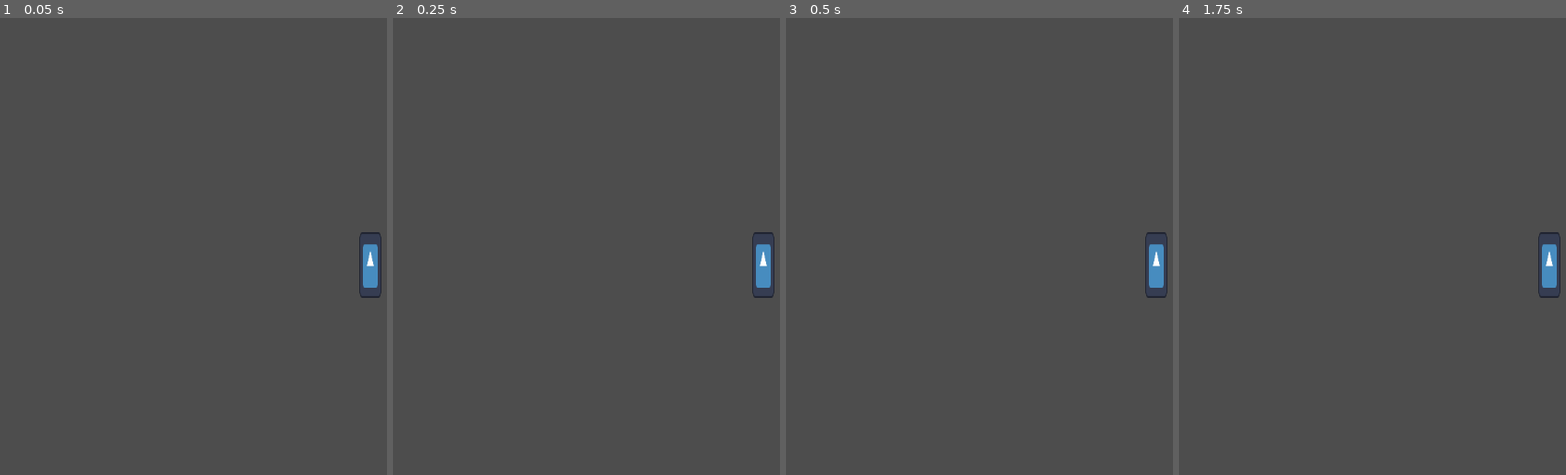
Above: before the commit, frames 1-4 (left to right).
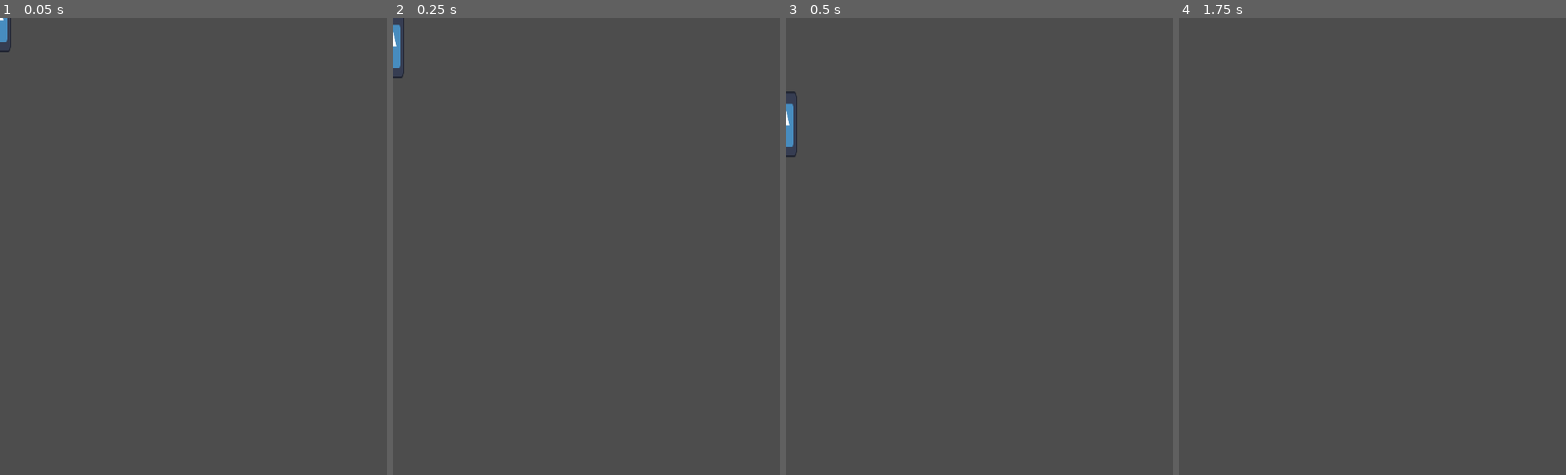
Above: after the commit, the same moments.

Repository: EamonnER/TerraWorlds
Game: Godot game, scene res://src/mp/multiplayer_player.tscn
Two runs of this game, one before a commit and one after it. Both use one fixed random seed, a clock stepped at 60 frames per second and the inputs below. This scene is started directly instead of the project's main scene. The engine's default icon, where the game draws it, is replaced by a stand-in: a white triangle on a blue panel in a dark square.
Inputs (mouse positions are in pixels of both pictures, inside the frame that each line leads up to):
- Up to frame 1 (0.05 s): no input
- Up to frame 2 (0.25 s): no input
- Up to frame 3 (0.5 s): no input
- Up to frame 4 (1.75 s): tap Enter (ui_accept) at 0.5, 1.55 s; move the mouse to (outside the picture) at 0.52 s; hold D (game_right) from 0.53 s (still down); click (outside the picture) at 0.6 s; tap Space (game_jump) at 0.77, 1.07, 1.52 s; right-click (outside the picture) at 0.8 s; move the mouse to (1399, 287) at 1.27 s; right-click (1399, 287) at 1.35 s

The runs differ from the first frame. In frame 1, 0.6% of the frame differs, in the area x 0-99%, y 0-62%; in frame 2, 0.7%; in frame 3, 0.7%, in the area x 0-99%, y 16-62%; in frame 4, 0.5%.
Error after the commit: Invalid call. Nonexistent function 'local_to_map' in base 'Nil'. (res://src/entity/player/player.gd:16)

Commit message:
Fixes and updates.
Camera now follows the host when they joined, however the client still doesn't have their camera applied correctly.
Refactored to work with main.

Diff:
--- a/game.tscn
+++ b/game.tscn
@@ -2,7 +2,7 @@
 
 [ext_resource type="Script" path="res://src/game.gd" id="1_1l5x6"]
 [ext_resource type="PackedScene" uid="uid://dcawu5ccdv1ty" path="res://src/entity/player/player.tscn" id="3_s6re8"]
-[ext_resource type="Script" path="res://src/entity/player/camera.gd" id="4_qqgmn"]
+[ext_resource type="PackedScene" uid="uid://c8ysvg8r8v5oc" path="res://src/entity/camera.tscn" id="4_f2yvq"]
 [ext_resource type="Script" path="res://src/entity/player/hud/minimap.gd" id="5_ap3o4"]
 [ext_resource type="Script" path="res://src/entity/player/hud/hud.gd" id="5_iee2e"]
 [ext_resource type="Script" path="res://src/entity/player/hud/health.gd" id="6_4awlf"]
@@ -22,15 +22,13 @@
 [node name="Players" type="Node2D" parent="World"]
 
 [node name="MultiplayerSpawner" type="MultiplayerSpawner" parent="World"]
-_spawnable_scenes = PackedStringArray("res://scripts/mp/multiplayer_player.tscn")
 spawn_path = NodePath("../Players")
 spawn_limit = 2
 
 [node name="Player" parent="World" instance=ExtResource("3_s6re8")]
 
-[node name="Camera" type="Camera2D" parent="."]
-ignore_rotation = false
-script = ExtResource("4_qqgmn")
+[node name="Camera" parent="." instance=ExtResource("4_f2yvq")]
+follow_speed = null
 
 [node name="CanvasLayer" type="CanvasLayer" parent="."]
 
--- /dev/null
+++ b/src/entity/camera.tscn
@@ -0,0 +1,8 @@
+[gd_scene load_steps=2 format=3 uid="uid://c8ysvg8r8v5oc"]
+
+[ext_resource type="Script" path="res://src/entity/player/camera.gd" id="1_pmmkb"]
+
+[node name="Camera" type="Camera2D"]
+ignore_rotation = false
+script = ExtResource("1_pmmkb")
+follow_speed = null
--- a/src/entity/player/background.gd
+++ b/src/entity/player/background.gd
@@ -11,6 +11,6 @@
 	player = new_player
 
 func _process(delta: float) -> void:
-	if player and player.is_rotating:
+	if player and is_instance_valid(player) and player.is_rotating:
 		# set_rotation(-player.get_rotation())
 		pass
--- a/src/entity/player/camera.gd
+++ b/src/entity/player/camera.gd
@@ -5,20 +5,38 @@
 var player: Player = null
 
 func _ready():
-	make_current()
+	if not player or not is_instance_valid(player):
+		#queue_free()  # Remove camera if player is missing
+		pass
+	return
+
+	if not player.is_multiplayer_authority():
+		#queue_free()  # Destroy camera if it's not for the local player
+		pass
+		return
+
+	make_current()  # Only the local player’s camera should be active
 
 func _process(delta):
-	if player:
+	if player and is_instance_valid(player):  # Ensure player is not freed
 		set_position(get_position().lerp(player.get_position(), follow_speed * delta))
 
 		if player.is_rotating:
 			set_rotation(player.get_rotation())
 
 
-func set_target(new_player: CharacterBody2D):
-	if not new_player.is_multiplayer_authority():
-		queue_free()  # Destroy this camera if it's not for the local player
-		return
+func set_target(new_player: Player):
+	#if not new_player:
+		#print("Error: No valid player provided to camera!")
+		#queue_free()
+		#return
+#
+	## Ensure the camera is only assigned to the local player
+	#if not new_player.is_multiplayer_authority():
+		#print("Deleting camera: This is not the local player's camera.")
+		##queue_free()
+		#return
 
+	print("Camera assigned to player:", new_player.name)
 	player = new_player
 	make_current()
--- a/src/entity/player/hud/health.gd
+++ b/src/entity/player/hud/health.gd
@@ -4,5 +4,5 @@
 var player: Player
 
 func _process(delta: float) -> void:
-	if player:
+	if player and is_instance_valid(player):  # Ensure player is not freed
 		set_text("Health: " + str(player.health))
--- a/src/entity/player/hud/minimap.gd
+++ b/src/entity/player/hud/minimap.gd
@@ -58,5 +58,5 @@
 	texture = ImageTexture.create_from_image(img)
 
 func _process(delta: float) -> void:
-	if player:
+	if player and is_instance_valid(player):  # Ensure player is not freed
 		draw_player(player.get_position())
--- a/src/entity/player/player.gd
+++ b/src/entity/player/player.gd
@@ -2,6 +2,10 @@
 class_name Player
 
 var debug_mode = false
+
+@export var entity_id := 1:
+	set(id):
+		entity_id = id
 
 func handle_primary_action_input():
 	# Only function is to remove tiles at mouse pos ATM
--- a/src/mp/multiplayer_controller.gd
+++ b/src/mp/multiplayer_controller.gd
@@ -1,32 +1,71 @@
-extends CharacterBody2D
+extends Entity
+class_name MP_Player
 
-
-const SPEED = 300.0
-const JUMP_VELOCITY = -400.0
-
-
+var debug_mode = false
 
 @export var entity_id := 1:
 	set(id):
 		entity_id = id
 
+func handle_primary_action_input():
+	# Only function is to remove tiles at mouse pos ATM
 
+	# TODO I dislike implimenting this by directly referencing the world.
+	# Player should not have direct access to the world object.
+	#var mouse_pos = get_global_mouse_position()
+	#var tile_coords = world.local_to_map(mouse_pos)
+	#world.remove_tile(Vector2i(tile_coords))
+	pass
 
-func _physics_process(delta: float) -> void:
-	# Add the gravity.
-	if not is_on_floor():
-		velocity += get_gravity() * delta
+func handle_secondary_action_input():
+	# Only function is to place tiles at mouse pos ATM
 
-	# Handle jump.
-	if Input.is_action_just_pressed("ui_accept") and is_on_floor():
-		velocity.y = JUMP_VELOCITY
+	# TODO I dislike implimenting this by directly referencing the world.
+	# Player should not have direct access to the world object.
+	#var mouse_pos = get_global_mouse_position()
+	#var tile_coords = world.local_to_map(mouse_pos)
+	#world.place_tile(Vector2i(tile_coords), 0)
+	pass
 
-	# Get the input direction and handle the movement/deceleration.
-	# As good practice, you should replace UI actions with custom gameplay actions.
-	var direction := Input.get_axis("ui_left", "ui_right")
-	if direction:
-		velocity.x = direction * SPEED
-	else:
-		velocity.x = move_toward(velocity.x, 0, SPEED)
+func _ready() -> void:
+	health = 100.0
 
-	move_and_slide()
+# Handling inputs
+func _process(delta: float) -> void:
+	if Input.is_action_just_pressed("game_debug_toggle"):
+		debug_mode = not debug_mode
+		print("Debug mode: ", debug_mode)
+		if debug_mode == true:
+			motion_mode = MotionMode.MOTION_MODE_FLOATING
+			set_collision_mask_value(2, false)
+		else:
+			motion_mode = MotionMode.MOTION_MODE_GROUNDED
+			set_collision_mask_value(2, true)
+
+	# Left / right / up / down inputs
+	var new_velocity = get_relative_velocity()
+	var horizontal_direction = Input.get_axis("game_left", "game_right")
+	var vertical_direction = Input.get_axis("game_up", "game_down")
+	if motion_mode == MotionMode.MOTION_MODE_GROUNDED:
+		# Apply acceleration or decelleration
+		if sign(horizontal_direction) == sign(new_velocity.x):
+			new_velocity.x = move_toward(new_velocity.x, SPEED*horizontal_direction, ACCELERATION*delta)
+		else:
+			new_velocity.x = move_toward(new_velocity.x, SPEED*horizontal_direction, DECELERATION*delta)
+	else:  # Debug Movement
+		new_velocity.x = move_toward(new_velocity.x, SPEED*horizontal_direction*10, ACCELERATION*delta*10)
+		new_velocity.y = move_toward(new_velocity.y, SPEED*vertical_direction*10, ACCELERATION*delta*10)
+	set_relative_velocity(new_velocity)
+
+	# Jump
+	if Input.is_action_just_pressed("game_jump"):
+		jump()
+
+	# Mouse actions
+	var mouse_pos = get_global_mouse_position()
+	# Primary action input (LMB)
+	if Input.is_action_just_pressed("game_primary_action"):
+		handle_primary_action_input()
+	# Secondary action input (RMB)
+	if Input.is_action_just_pressed("game_secondary_action"):
+		handle_secondary_action_input()
--- a/src/mp/multiplayer_manager.gd
+++ b/src/mp/multiplayer_manager.gd
@@ -42,26 +42,35 @@
 # Adds player instance to the world.
 func _add_player_to_world(id: int) -> void:
 	print("Player %s joined the game!" % id)
-	rpc_id(id, "change_scene_for_clients", current_scene)  # Tell new client to change scene
+	if id != 1:
+		rpc_id(id, "change_scene_for_clients", current_scene)  # Tell new client to change scene
 
 	await get_tree().create_timer(0.5).timeout  # Ensure scene switch completes
-	_remove_singleplayer_player()
 
 	# Ensure _players_spawn_node exists before proceeding
 	if not _players_spawn_node or not is_instance_valid(_players_spawn_node):
 		print("Players node not found, trying to get it...")
 		await get_tree().process_frame  # Wait a frame for the scene to load
-		_players_spawn_node = get_tree().get_current_scene().get_node("World/Players")
+		_players_spawn_node = get_tree().get_current_scene().get_node_or_null("World/Players")
 
 	if not _players_spawn_node:
 		print("Error: Players node STILL not found! Cannot add player.")
 		return
 
+	_remove_singleplayer_player()
+
 	var player_to_add = multiplayer_actor.instantiate()
 	player_to_add.entity_id = id
 	player_to_add.name = str(id)
 
+	var player_camera = preload("res://src/entity/camera.tscn").instantiate()
+
+	if id == multiplayer.get_unique_id():
+		player_camera.set_target(player_to_add)  # Attach camera to player
+		print("Adding Camera")
+
 	_players_spawn_node.add_child(player_to_add, true)
+	_players_spawn_node.add_child(player_camera, true)
 
 
 # Deletes player instance from the world.
@@ -71,8 +80,12 @@
 func _remove_singleplayer_player():
 	print("Removing Singleplayer Actor.")
 	var player_to_remove = get_tree().get_current_scene().get_node("World/Player")
+	var camera_to_remove = get_tree().get_current_scene().get_node("Camera")
+
 	if player_to_remove:
 		player_to_remove.queue_free()
+	if camera_to_remove:
+		camera_to_remove.queue_free()
 
 @rpc("authority", "reliable")
 func change_scene_for_clients(scene_path: String) -> void:
--- a/src/mp/multiplayer_player.tscn
+++ b/src/mp/multiplayer_player.tscn
@@ -1,13 +1,13 @@
 [gd_scene load_steps=4 format=3 uid="uid://8xmpx7tr5fpq"]
 
-[ext_resource type="Script" path="res://src/mp/multiplayer_controller.gd" id="1_ql6gb"]
+[ext_resource type="Script" path="res://src/entity/player/player.gd" id="1_k5wi0"]
 [ext_resource type="Texture2D" uid="uid://oehadtam0o37" path="res://icon.svg" id="2_d5do5"]
 
 [sub_resource type="RectangleShape2D" id="RectangleShape2D_147vu"]
 size = Vector2(32, 96)
 
 [node name="MultiplayerPlayer" type="CharacterBody2D"]
-script = ExtResource("1_ql6gb")
+script = ExtResource("1_k5wi0")
 
 [node name="Collision" type="CollisionShape2D" parent="."]
 shape = SubResource("RectangleShape2D_147vu")
@@ -15,6 +15,3 @@
 [node name="Sprite" type="Sprite2D" parent="."]
 scale = Vector2(0.25, 0.75)
 texture = ExtResource("2_d5do5")
-
-[node name="Camera" type="Camera2D" parent="."]
-ignore_rotation = false
Not shown: 1 places in menu.tscn that only renumber resources
